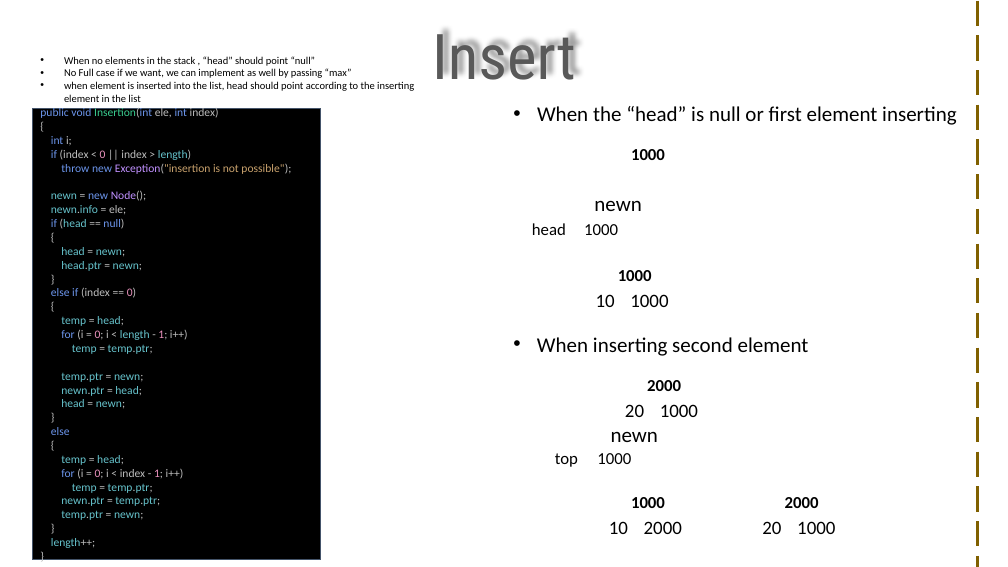
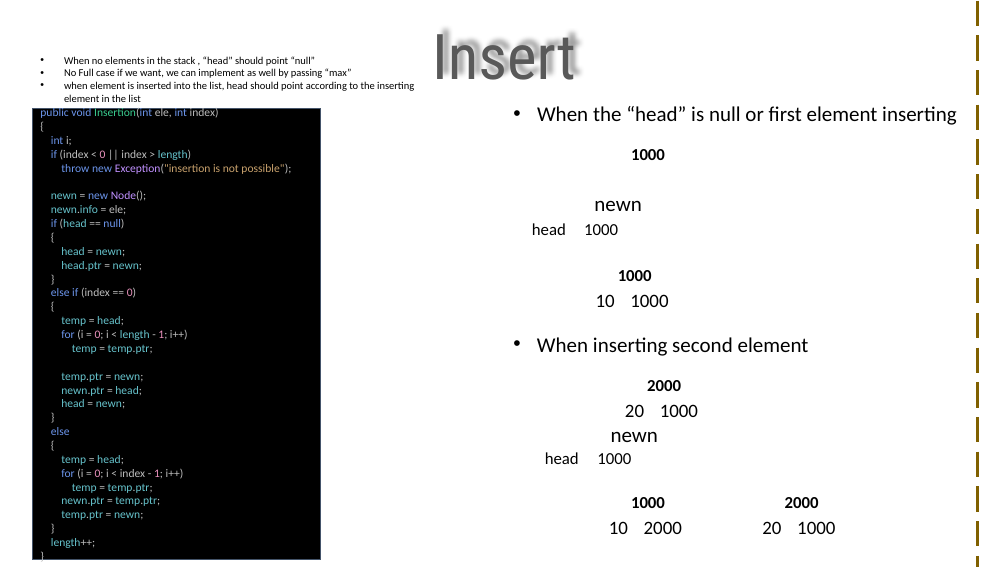
Before and after one commit to visweswarpenti/Trainings, a slide deck: slide 5 of Data Structures using C#/data-structures-using-.net-core-csharp/Linked List/Circular Linked List/Circular Linked List.pptx. Drawn at 1008x567 pixels with LibreOffice and Linux fonts; fonts in the diff are those of the drawing; background and template pictures are left out. Boxes give left, top, right and bottom in pixels: in the first picture for what was removed or moved away, otherwise in the second. Text is boxed around its words. In the diff, an @@ line names an element or a change of style, - is before the commit and + after.

```diff
--- a/Data Structures using C#/data-structures-using-.net-core-csharp/Linked List/Circular Linked List/Circular Linked List.pptx
+++ b/Data Structures using C#/data-structures-using-.net-core-csharp/Linked List/Circular Linked List/Circular Linked List.pptx
@@ rectangle "head": place and size @@
-rectangle "head" at [547,445,590,473]
+rectangle "head" at [538,445,591,473]
@@ text in rectangle at [545,452,579,464]: text changed @@
-top
+head
```
Also in this commit, not shown: 2 other slides changed, 9 other files.
